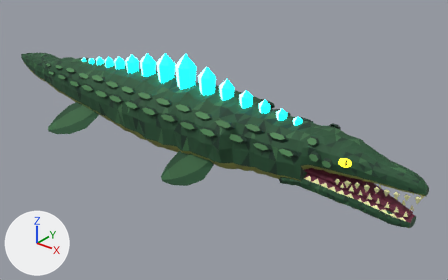
What one commit did to the Blender file MEGA BITE/Art/Mosasaurus_T6/mosasaurus_t6.blend.
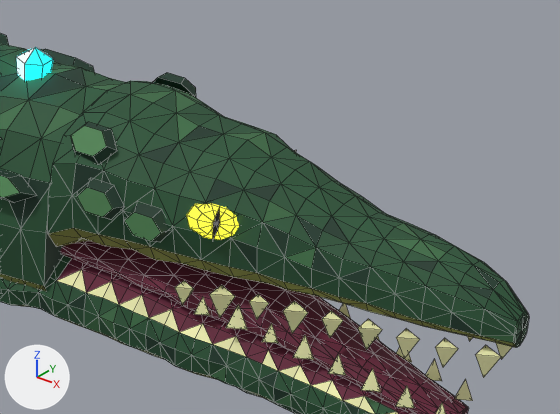
Each version appears first whole from a 50 mm camera at (4.87, -5.15, 2.96) aimed at (0.57, 0.23, -0.37), and next in a close-up on the part from 64% to 98% of the width and 37% to 76% of the height. Every picture has the same lights, and +X, +Y and +Z are marked at lower left. The older version's two pictures come first. The close-ups show mesh edges as thin lines.

The scene before the commit, as lines of its bpy script (objects in view):
```python
me_m6_eye = bpy.data.meshes.new('M6_Eye')
me_m6_eye.from_pydata(...)  # 44 vertices, 60 faces; spans x 2.366..2.499, y -0.24..0.24, z 0.058..0.163
me_m6_eye.materials.append(mat_m6_glow)
me_m6_eyepupil = bpy.data.meshes.new('M6_EyePupil')
me_m6_eyepupil.from_pydata(...)  # 16 vertices, 12 faces; spans x 2.437..2.457, y -0.233..0.233, z 0.068..0.164
me_m6_eyepupil.materials.append(mat_m6_body)
me_m6_scaleplates = bpy.data.meshes.new('M6_ScalePlates')
me_m6_scaleplates.from_pydata(...)  # 744 vertices, 496 faces; spans x -2.37..2.33, y -0.5..0.5, z -0.01..0.28
me_m6_scaleplates.materials.append(mat_m6_body)
me_m6_upperskull = bpy.data.meshes.new('M6_UpperSkull')
me_m6_upperskull.from_pydata(...)  # 306 vertices, 608 faces; spans x 1.975..3.2, y -0.278..0.291, z -0.155..0.291
me_m6_upperskull.materials.append(mat_m6_body)
ob_m6_eye = bpy.data.objects.new('M6_Eye', me_m6_eye)
ob_m6_eye.location = (0.0, 0.0, 0.0)
ob_m6_eyepupil = bpy.data.objects.new('M6_EyePupil', me_m6_eyepupil)
ob_m6_eyepupil.location = (0.0, 0.0, 0.0)
ob_m6_scaleplates = bpy.data.objects.new('M6_ScalePlates', me_m6_scaleplates)
ob_m6_scaleplates.location = (0.0, 0.0, 0.0)
ob_m6_upperskull = bpy.data.objects.new('M6_UpperSkull', me_m6_upperskull)
ob_m6_upperskull.location = (0.0, 0.0, 0.0)
# also in view: 'M6_LowerTeethRow' at (2.73, 0.0, -0.23); 'M6_DorsalCrystal_15' at (1.74, 0.0, 0.28); 'M6_UpperTeethRow' at (2.76, 0.0, -0.14); 'M6_Neck' at (1.69, 0.0, -0.05); 'M6_MouthInterior' at (2.51, 0.0, -0.24)
```
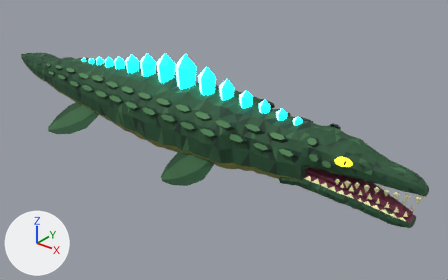
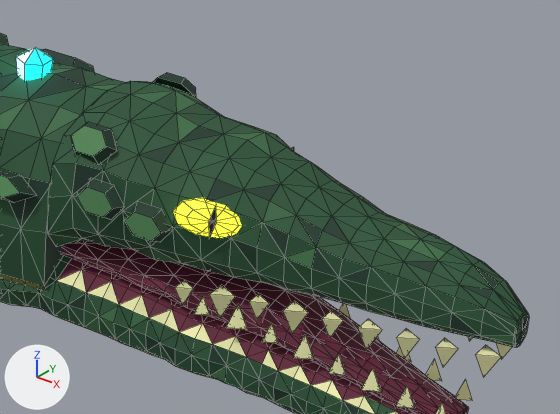
Edits to the scene script, one JSON object a line:
```json
{"block": "me_m6_upperskull", "where": "me_m6_upperskull.from_pydata(...)  # 306 vertices, 608 faces; spans x 1.975..3.2, y -0.278..0.291, z -0.155..0.291"}
{"block": "me_m6_upperskull", "where": "# used by ob_m6_upperskull; location = (0.0, 0.0, 0.0)"}
{"block": "me_m6_upperskull", "change": "me_m6_upperskull part 1: 216 faces centred in x 1.999..3.199, y -0.244..0.244, z -0.14..-0.029 are repainted in the vertex colours; the middle colour goes from yellow #92974d to dark green #265234"}
{"block": "me_m6_eyepupil", "where": "# used by ob_m6_eyepupil; location = (0.0, 0.0, 0.0)"}
{"op": "remove", "block": "me_m6_eyepupil", "code": "me_m6_eyepupil.from_pydata(...)  # 16 vertices, 12 faces; spans x 2.437..2.457, y -0.233..0.233, z 0.068..0.164"}
{"op": "add", "block": "me_m6_eyepupil", "code": "me_m6_eyepupil.from_pydata(...)  # 16 vertices, 12 faces; spans x 2.428..2.448, y -0.237..0.237, z 0.073..0.169"}
{"block": "me_m6_eyepupil", "change": "me_m6_eyepupil part 2: the loose piece of 8 vertices spanning x 2.437..2.457, y -0.233..-0.208, z 0.068..0.164 is moved by (-0.009, -0.003, 0.005)"}
{"block": "me_m6_eyepupil", "change": "other edits to the shape of me_m6_eyepupil do not show in these pictures"}
{"block": "me_m6_eye", "where": "# used by ob_m6_eye; location = (0.0, 0.0, 0.0)"}
{"op": "remove", "block": "me_m6_eye", "code": "me_m6_eye.from_pydata(...)  # 44 vertices, 60 faces; spans x 2.366..2.499, y -0.24..0.24, z 0.058..0.163"}
{"op": "add", "block": "me_m6_eye", "code": "me_m6_eye.from_pydata(...)  # 44 vertices, 60 faces; spans x 2.334..2.514, y -0.252..0.252, z 0.062..0.168"}
{"block": "me_m6_eye", "change": "me_m6_eye part 3: 22 of 44 vertices moved; they spanned x 2.366..2.499, y -0.24..-0.159, z 0.058..0.163 and now span x 2.334..2.514, y -0.252..-0.149, z 0.062..0.168; mean shift (-0.009, -0.003, 0.005); largest move (2.366, -0.232, 0.118) -> (2.334, -0.248, 0.126)"}
{"block": "me_m6_eye", "change": "other edits to the shape of me_m6_eye do not show in these pictures"}
```

Where the change shows, as pixel boxes [x1, y1, x2, y2] in the close-ups (560 x 414 px; the box of a moved part takes in the faces that stretch with it):
```json
{"object": "M6_Eye", "change": "reshaped", "before": [187, 204, 239, 240], "after": [173, 198, 242, 238]}
{"object": "M6_EyePupil", "change": "reshaped", "before": [212, 150, 296, 240], "after": [209, 147, 294, 239]}
{"part": 1, "of": "me_m6_upperskull", "change": "recoloured", "before": [48, 228, 515, 347], "after": [48, 228, 515, 347]}
{"part": 2, "of": "me_m6_eyepupil", "change": "moved or reshaped", "before": [212, 206, 220, 240], "after": [209, 205, 217, 239]}
```
